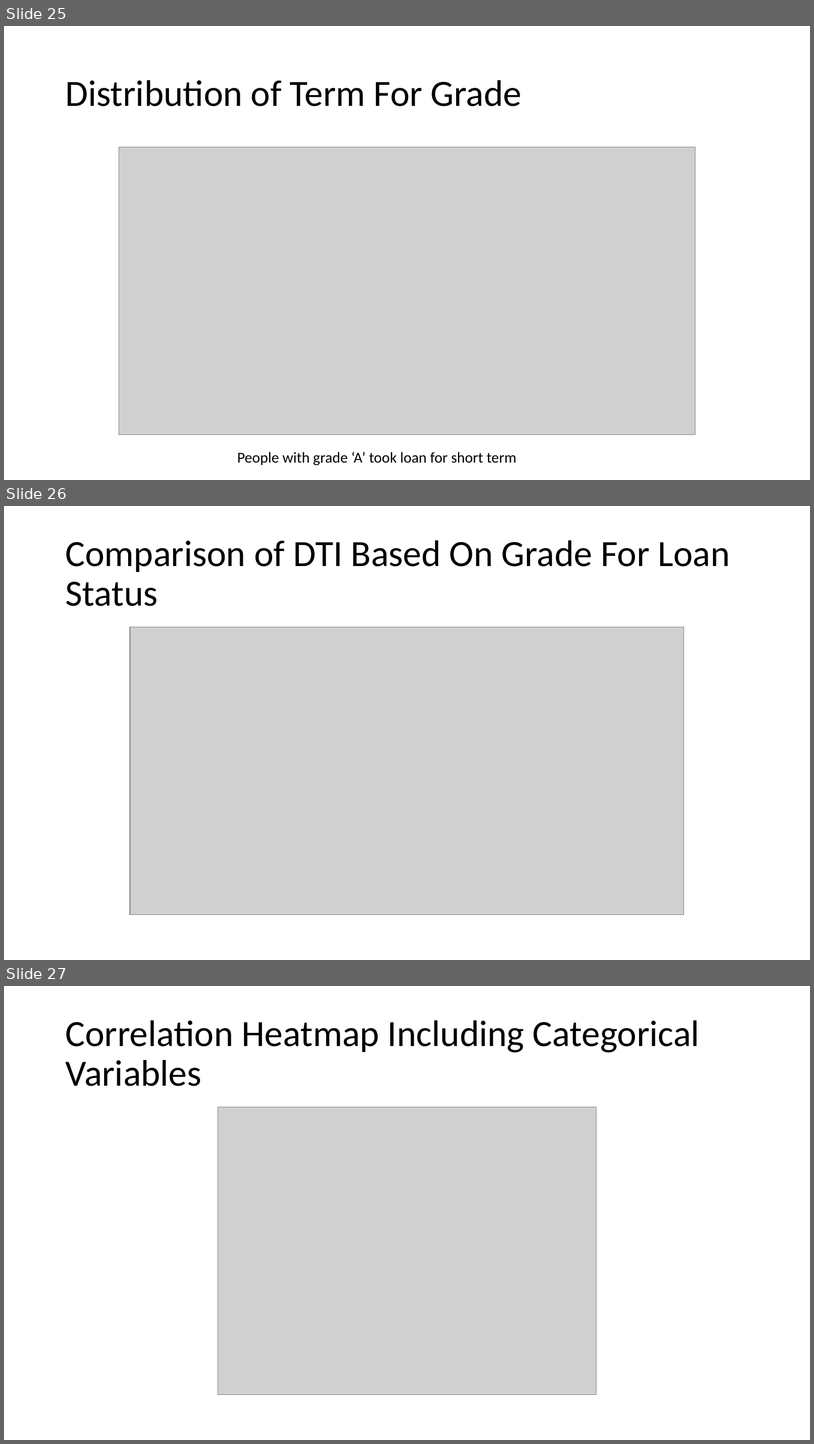
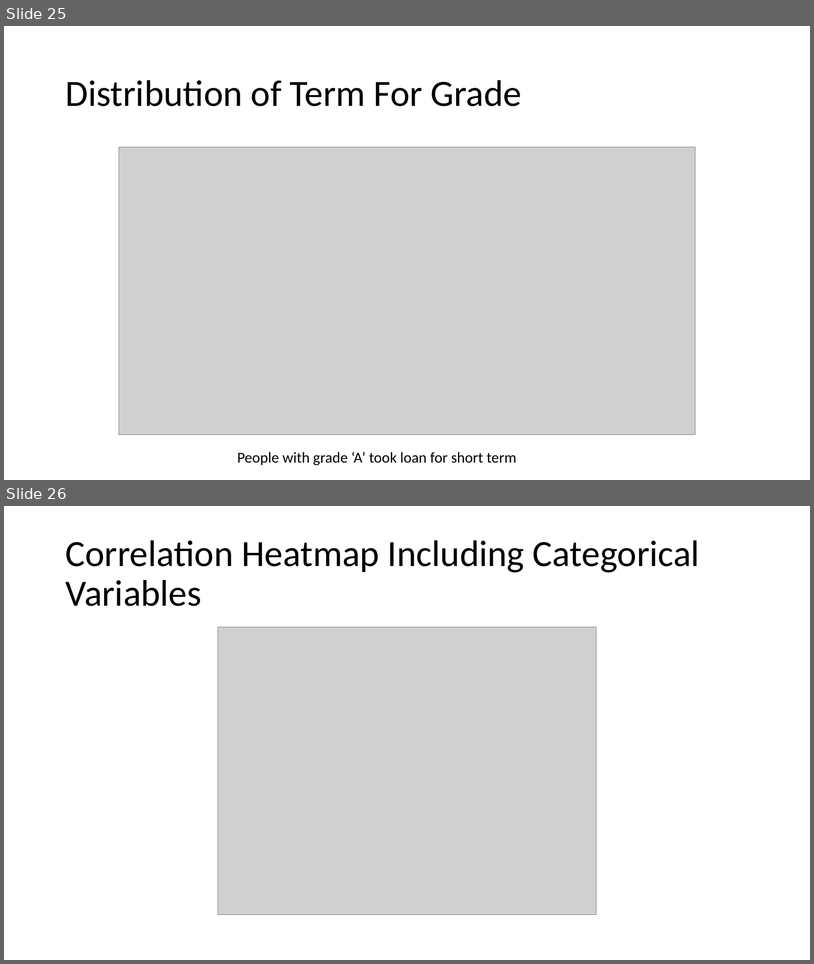
Before and after one commit to vjereme/Lending_Club_CaseStudy, a slide deck: Lending_Club_CaseStudy_Syed_Jereme.pptx. Shown one above the other, each under a label of ours: slides 25, 26 and 27 before the commit, slides 25 and 26 after it. The pictures are 814x1444 and 814x964 pixels, drawn with LibreOffice and Linux fonts; fonts in the diff are those of the drawing; grey boxes stand for pictures. Boxes give left, top, right and bottom in pixels: in the first picture for what was removed or moved away, otherwise in the second. Text is boxed around its words. In the diff, an @@ line names an element or a change of style, - is before the commit and + after.

```diff
--- a/Lending_Club_CaseStudy_Syed_Jereme.pptx
+++ b/Lending_Club_CaseStudy_Syed_Jereme.pptx
@@ slide 26 removed at (4, 506, 810, 960), background #FFFFFF @@
@@ title removed at (65, 540, 730, 606) @@
-Comparison of DTI Based On Grade For Loan Status
@@ picture removed at (130, 627, 684, 915) @@
@@ what was slide 27 is now slide 26 @@
```
Also in this commit, not shown: 10 slides changed, 1 other file.
